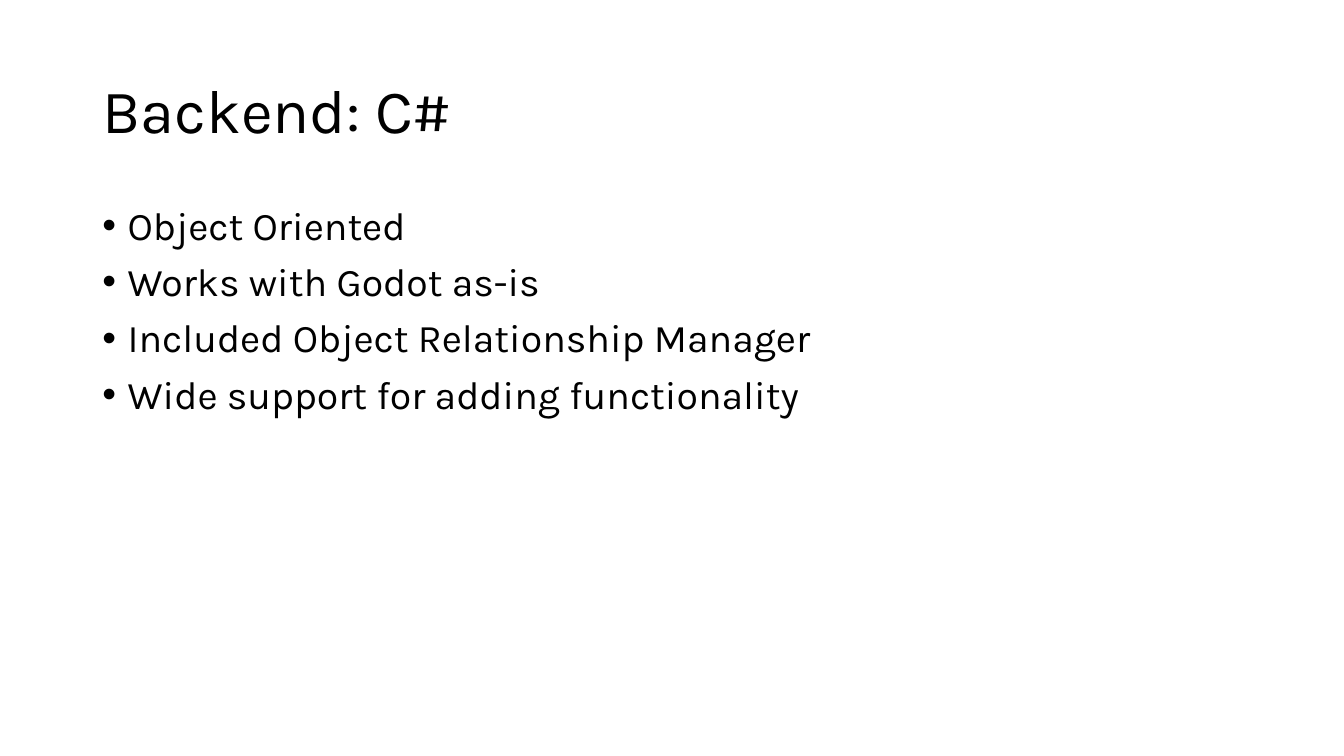
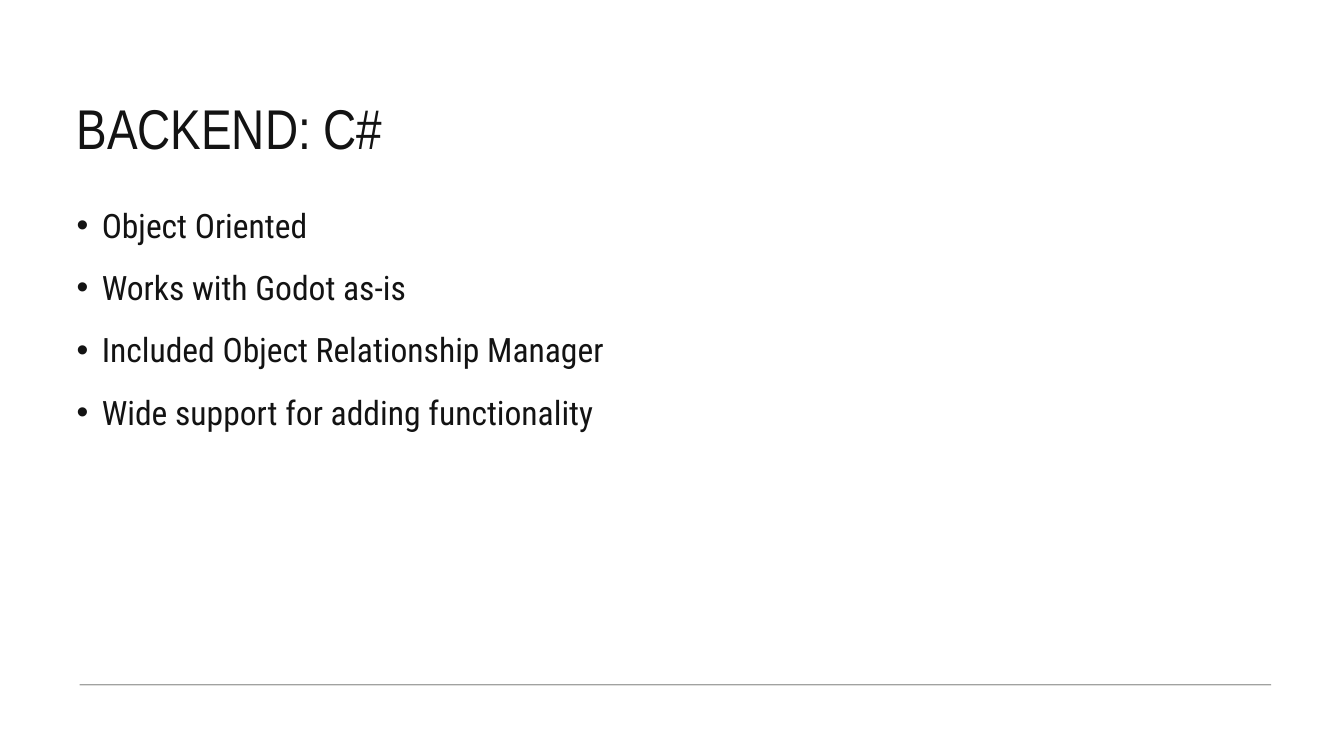
Before and after one commit to Team-Gala-JP/Team-Gala-JP, a slide deck: slide 6 of Team Gala Tech Stack.pptx (slide 3 before the commit). Drawn at 1344x756 pixels with LibreOffice and Linux fonts; fonts in the diff are those of the drawing. Boxes give left, top, right and bottom in pixels: in the first picture for what was removed or moved away, otherwise in the second. Text is boxed around its words. In the diff, an @@ line names an element or a change of style, - is before the commit and + after.

```diff
--- a/Team Gala Tech Stack.pptx
+++ b/Team Gala Tech Stack.pptx
@@ title "BACKEND: C#" at [77,110,383,150]: vertical alignment middle to bottom @@
@@ title at [77,110,383,150]: text changed; size 44 to 40 pt; font Karla to Arial Narrow; text colour #000000 to #131313 @@
-Backend: C#
+BACKEND: C#
@@ text "Object Oriented": place and size @@
-text "Object Oriented" at [128,213,810,419]
+text "Object Oriented" at [102,212,603,432]
@@ text "Object Oriented" at [102,212,603,432]: size 28 to 24 pt, font Karla to Roboto Condensed, text colour #000000 to #131313; line spacing 0.9 to 1.2 @@
@@ line added from (1271, 685) to (80, 685), #444742 1 pt @@
```
Also in this commit, not shown: 3 other slides changed, 4 slides added, 1 slide removed.
